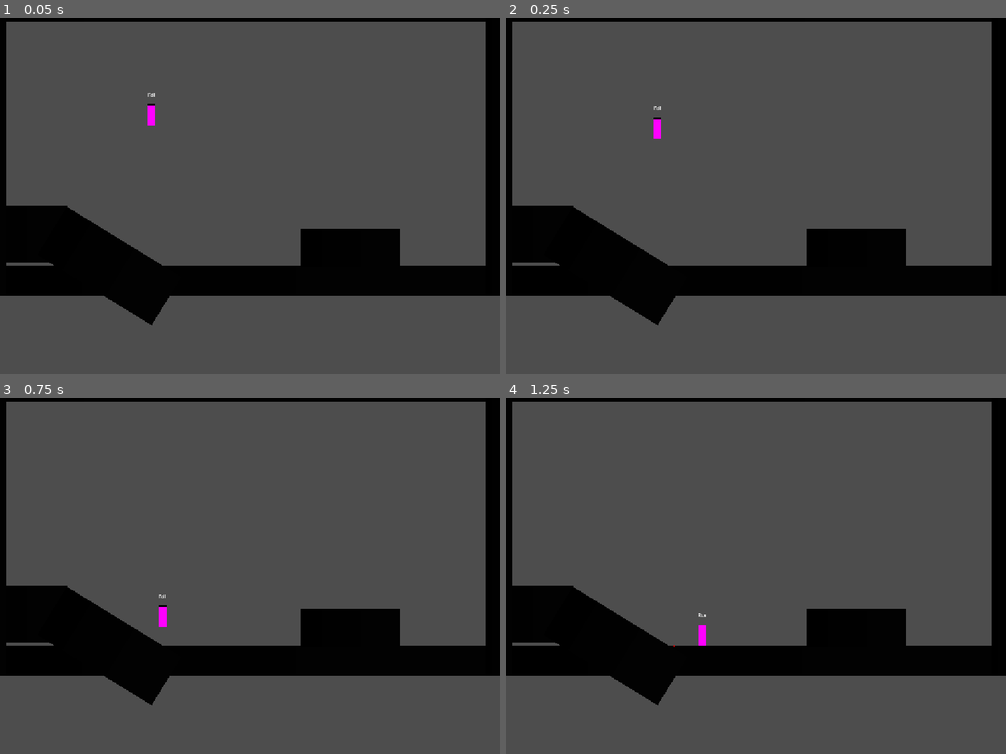
Above: before the commit, frames 1-4 (two rows, left to right).
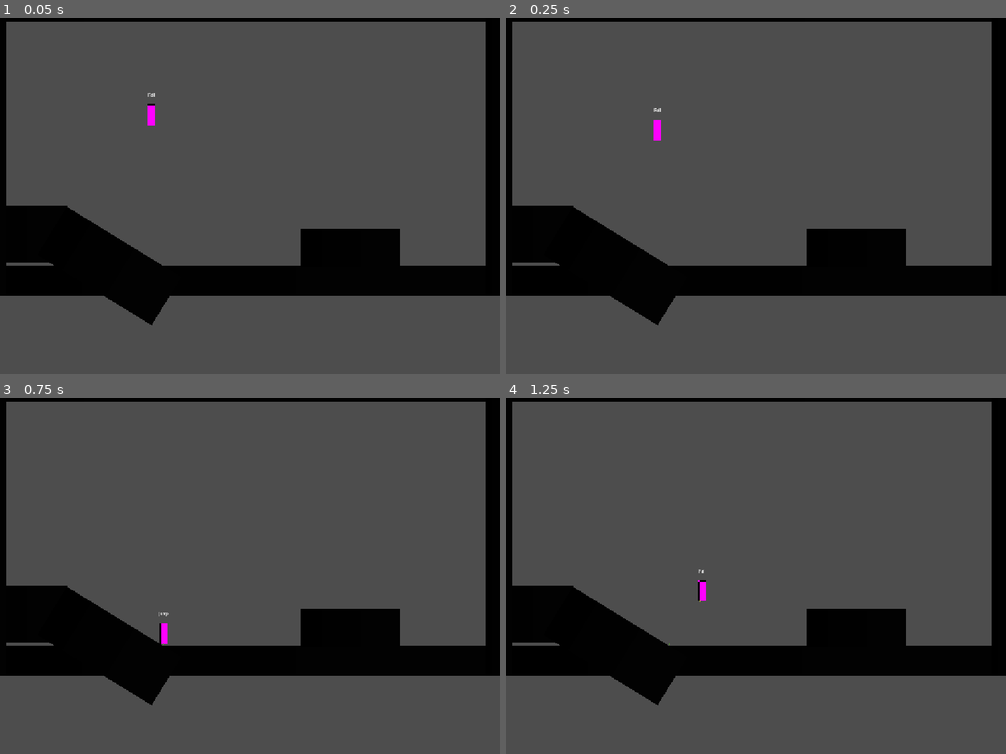
Above: after the commit, the same moments.

Repository: wjbwsb/game-ermocheng
Game: Godot game, scene res://playground.tscn
Same seed, same stepped clock (60 frames per second), same inputs: the game is played once before the commit and once after it.
Inputs:
- Up to frame 1 (0.05 s): no input
- Up to frame 2 (0.25 s): no input
- Up to frame 3 (0.75 s): hold D (right) from 0.53 s (still down); hold Space (jump) from 0.53 s (still down)
- Up to frame 4 (1.25 s): keep holding D (right); keep holding Space (jump)

Frame 1 is identical in both runs. In frame 2, less than 0.1% of the frame differs, in the area x 29-31%, y 24-35%; in frame 3, 0.2%; in frame 4, 0.2%, in the area x 32-40%, y 48-70%.

Commit message:
feat: 玩家操控

Diff:
--- a/player/player.tscn
+++ b/player/player.tscn
@@ -29,6 +29,7 @@
 [node name="Fall" type="Node" parent="States" unique_id=808888680]
 unique_name_in_owner = true
 script = ExtResource("2_qjkh3")
+coyote_time = 0.2
 
 [node name="Jump" type="Node" parent="States" unique_id=27009561]
 unique_name_in_owner = true
--- a/player/spricts/player.gd
+++ b/player/spricts/player.gd
@@ -22,6 +22,7 @@
 #region
 var direction : Vector2 = Vector2.ZERO
 var GRAVITY : float = 980
+var GRAVITY_MULITPLIER : float = 1.0
 #endregion
 
 func _ready() -> void:
@@ -37,7 +38,7 @@
 	pass
 
 func _physics_process(_delta: float) -> void:
-	velocity.y += GRAVITY * _delta
+	velocity.y += GRAVITY * _delta * GRAVITY_MULITPLIER
 	move_and_slide()
 	change_state(current_state.physics_process(_delta))
 	pass
--- a/player/states/fall.gd
+++ b/player/states/fall.gd
@@ -1,8 +1,21 @@
 class_name PlayerStateFall extends PlayerState
 
+@export var fall_gravity_mulitplier :float = 1.165
+@export var coyote_time : float = 0.4
+@export var jump_buffer_timer: float = 0.2
 
+var coyote_timer:float = 0
+var buffer_timer:float = 0
+
+func init() -> void:
+	pass
 
 func enter() -> void:
+	player.GRAVITY_MULITPLIER = fall_gravity_mulitplier
+	if player.previous_state == jump:
+		coyote_timer = 0
+	else:
+		coyote_timer = coyote_time
 	pass
 
 
@@ -10,21 +23,29 @@
 func exit() -> void:
 	print("exit! ", name)
 	# 播放动画
-
+	player.GRAVITY_MULITPLIER = 1.0
 	pass
 
 
 func handle_input( _event : InputEvent ) -> PlayerState:
-
+	if _event.is_action_pressed("jump"):
+		if coyote_timer > 0:
+			return jump
+		else:
+			buffer_timer = jump_buffer_timer
 	return next_state
 
 
 func process(_delta: float) -> PlayerState:
+	coyote_timer -= _delta
+	buffer_timer -= _delta
 	return next_state
 
 func physics_process(_delta: float) -> PlayerState:
 	if player.is_on_floor():
 		player.add_jumper_debuger(Color.RED)
+		if buffer_timer > 0:
+			return jump
 		return idle
 	player.velocity.x = player.direction.x * player.move_speed
 	return next_state
--- a/player/states/jump.gd
+++ b/player/states/jump.gd
@@ -9,7 +9,9 @@
 func enter() -> void:
 	print("enter! ", name)
 	player.add_jumper_debuger(Color.LIME_GREEN)
-	player.velocity.y -= jump_velocity
+	#player.velocity.y -= jump_velocity
+	player.velocity.y = -jump_velocity
+
 
 	pass
 
